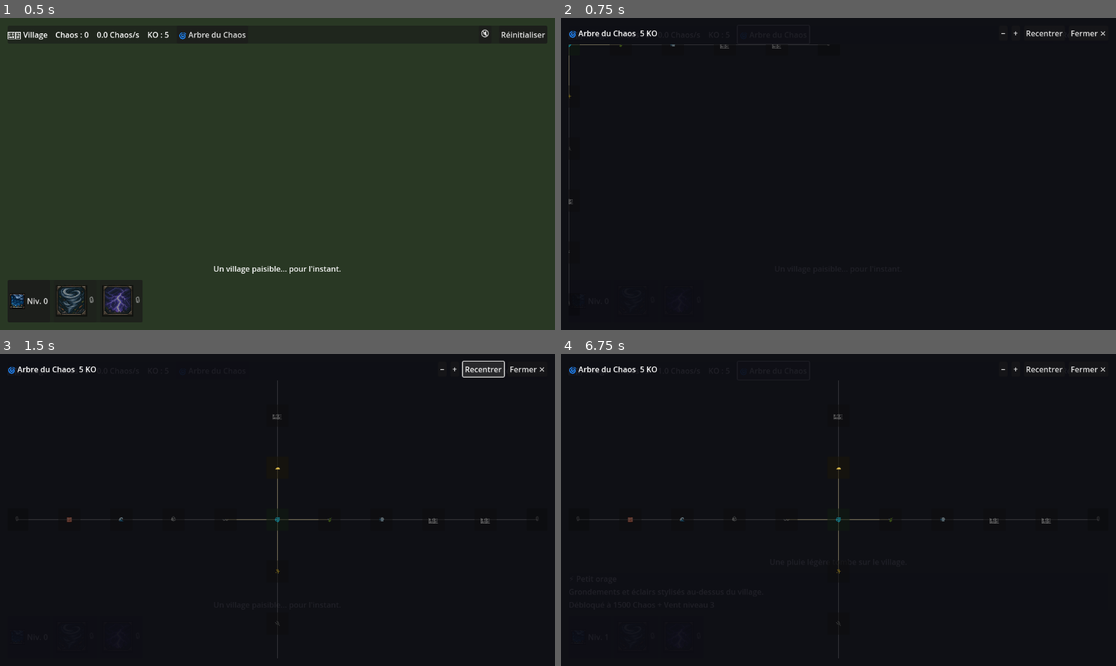
Above: before the commit, frames 1-4 (two rows, left to right).
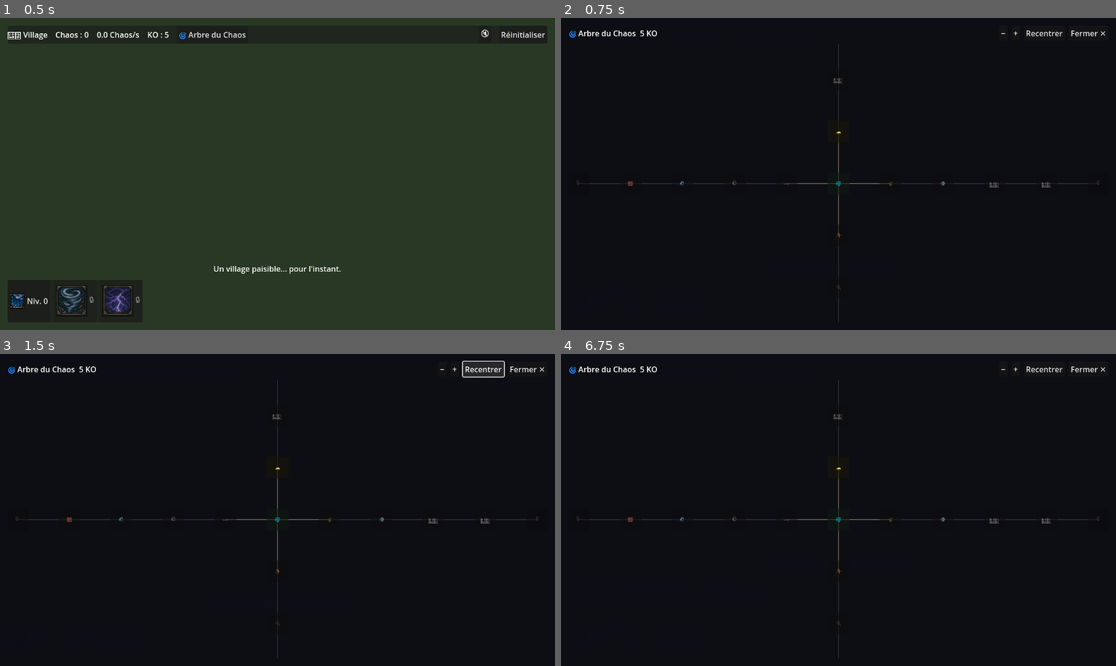
Above: after the commit, the same moments.

Repository: juanrobin09-stack/incrementale-godot
Game: Godot game, scene res://scenes/main.tscn
The game is run twice, just before and just after one commit, with the same random seed, the same clock (stepped at 60 frames per second) and the same inputs.
Inputs:
- Up to frame 1 (0.5 s): no input
- Up to frame 2 (0.75 s): click "🌀 Arbre du Chaos" at 0.5 s
- Up to frame 3 (1.5 s): click "🔇" at 1.25 s
- Up to frame 4 (6.75 s): click "Réinitialiser" at 2 s; click "Niv. 0" at 2.75 s; click "Activer — Gratuit" at 3.5 s; click "Niv. 1" at 4.25 s; click "🔒" at 5 s; click "🔒" at 5.75 s; click "🌀 Arbre du Chaos" at 6.5 s

Frame 1 is identical in both runs. In frame 2, 0.5% of the frame differs, in the area x 1-97%, y 8-98%; in frame 3, less than 0.1%; in frame 4, less than 0.1%.

Commit message:
Corrige le centrage de l'Arbre du Chaos + assombrit le fond
Cause du décentrage : _center_view() lisait _tree_viewport.size juste
après avoir rendu l'overlay visible, dans le même appel — mais cette
taille vient de SIZE_EXPAND_FILL sur un Container, qui ne se résout
qu'après une passe de mise en page. Elle pouvait donc être lue quasi
nulle, ce qui décalait tout l'arbre près du coin supérieur gauche du
viewport (cohérent avec la capture précédente : branche Vent en ligne
horizontale collée en haut, branche Orage en fine tranche verticale
collée à gauche, Pluie/Crue hors champ).

Plutôt que parier sur le nombre de frames que prend cette passe,
open() pose juste un drapeau et _process() retente le centrage à
chaque frame jusqu'à ce que la taille du viewport ait l'air réelle,
puis s'exécute une seule fois.

Fond de l'overlay passé de 0.92 à 0.99 d'opacité (retour utilisateur :
trop translucide).

Pas encore vérifié.

Co-Authored-By: Claude Sonnet 5 <noreply@anthropic.com>
Claude-Session: https://claude.ai/code/session_016yAC6ssaf6BSe8MTXBU3RM

Diff:
--- a/scripts/hud/chaos_tree_overlay.gd
+++ b/scripts/hud/chaos_tree_overlay.gd
@@ -29,6 +29,7 @@
 var _view_x := 0.0
 var _view_y := 0.0
 var _view_scale := 0.72
+var _pending_center := false
 
 var _dragging := false
 var _drag_start_mouse := Vector2.ZERO
@@ -40,7 +41,7 @@
 	mouse_filter = Control.MOUSE_FILTER_STOP
 
 	var dim := ColorRect.new()
-	dim.color = Color(0.05, 0.05, 0.08, 0.92)
+	dim.color = Color(0.05, 0.05, 0.08, 0.99)
 	UiUtil.fill_parent(dim)
 	add_child(dim)
 
@@ -178,7 +179,12 @@
 # ---------------------------------------------------------------------------
 func open() -> void:
 	visible = true
-	_center_view()
+	# _tree_viewport.size comes from a Container's SIZE_EXPAND_FILL, which
+	# only resolves after Godot runs a layout pass — it can still read as
+	# near-zero right here, the same frame visibility flips on. Rather than
+	# guess how many frames that pass takes, keep retrying from _process()
+	# until the size looks real, then center exactly once.
+	_pending_center = true
 
 func close() -> void:
 	visible = false
@@ -197,6 +203,9 @@
 func _process(_delta: float) -> void:
 	if not visible:
 		return
+	if _pending_center and _tree_viewport.size.x > 10.0:
+		_center_view()
+		_pending_center = false
 	_label_ko_badge.text = "%d KO" % GameState.get_available_ko()
 	_refresh_nodes()
 	if _selected_id != "":
